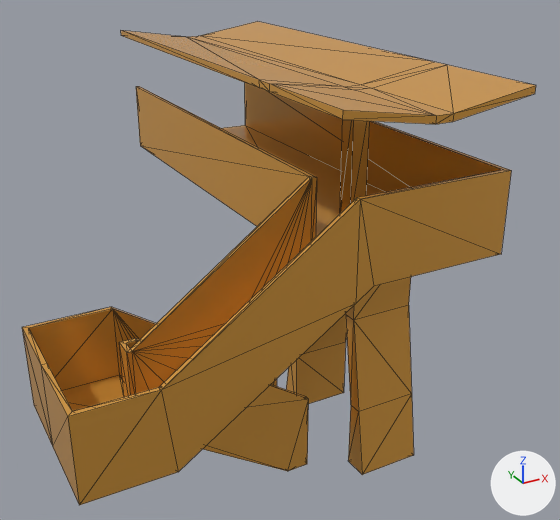
The glTF model public/models/trainstation-oberpass-end.glb: old version first, new version second.
Rendered twice from a camera (50 mm lens) standing at (-8.42, -12.31, 11.99) and looking at (-0.41, 2.25, 4.71). Lighting does not change. The marker at lower right points along +X, +Y and +Z. Mesh edges are drawn as thin lines. Where no turn or scale is listed for an object, it has been applied to the vertices.

In view in the first picture: 'trainstation-oberpass-end'.
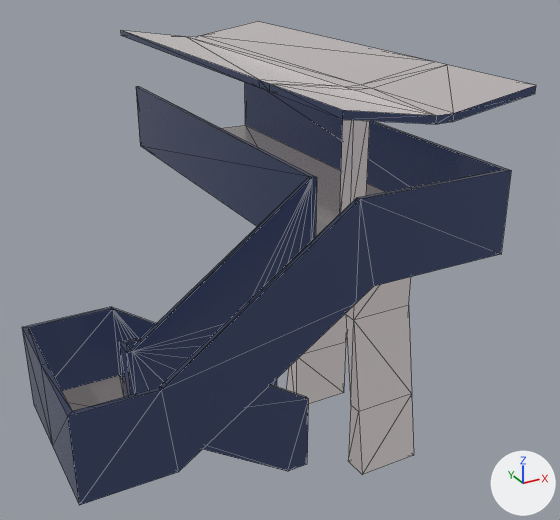
Boxes [x1, y1, x2, y2] around the edits, measured in the pictures (560 x 520 px):
'trainstation-oberpass-end', recoloured
    both: [22, 21, 536, 505]

The change, as a diff of the scene's bpy script:
```diff
--- a/public/models/trainstation-oberpass-end.glb.py
+++ b/public/models/trainstation-oberpass-end.glb.py
@@ img_base @@
+img_base = load_image('base', '_unpacked/base', 1024, 1024, 'sRGB')
@@ mat_lowpoly_colors_001 @@
+mat_lowpoly_colors_001 = bpy.data.materials.new('LOWPOLY-COLORS.001')
+# uses the picture img_base
@@ me_trainstation_oberpass_end @@
 me_trainstation_oberpass_end.from_pydata(...)  # 234 vertices, 450 faces; spans x -6.5..2.45, y -2.15..8.84, z 1.0..9.24
-me_trainstation_oberpass_end.materials.append(mat_lowpoly_colors)  # orange #e7a747
+me_trainstation_oberpass_end.materials.append(mat_lowpoly_colors_001)
```
